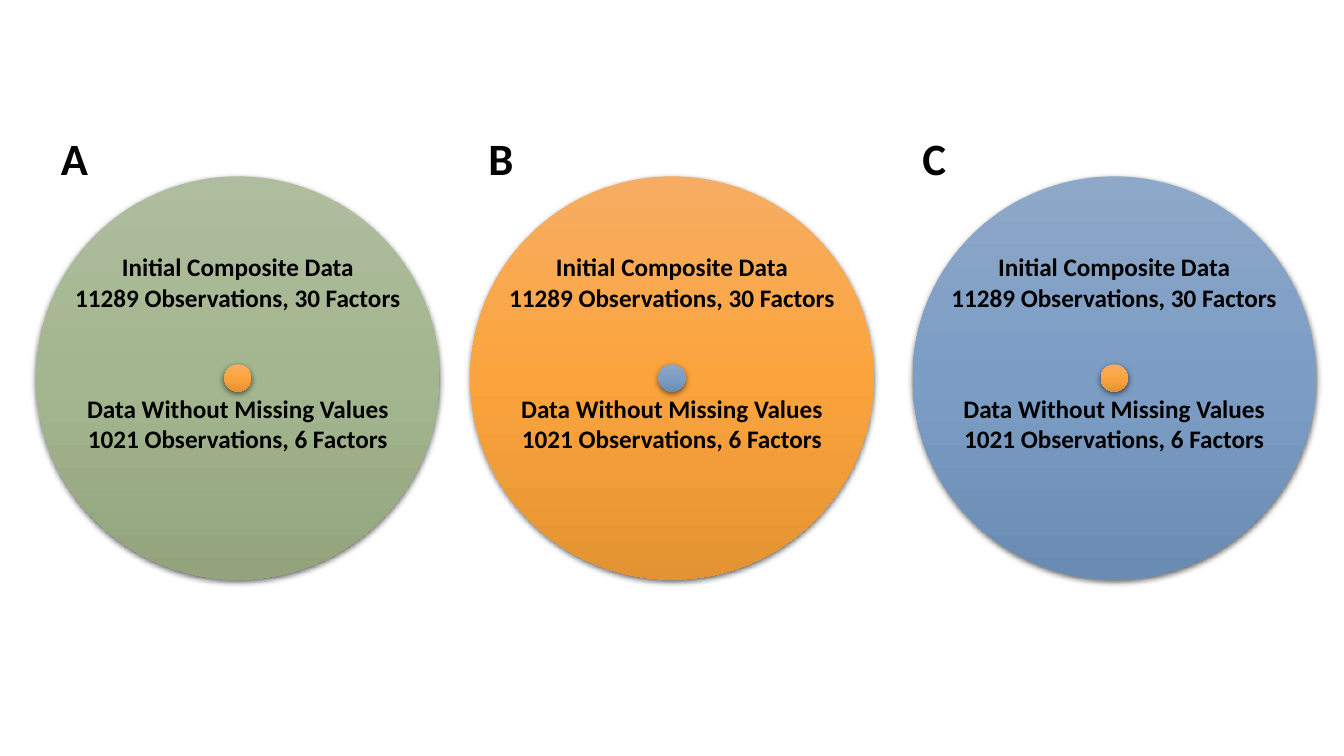
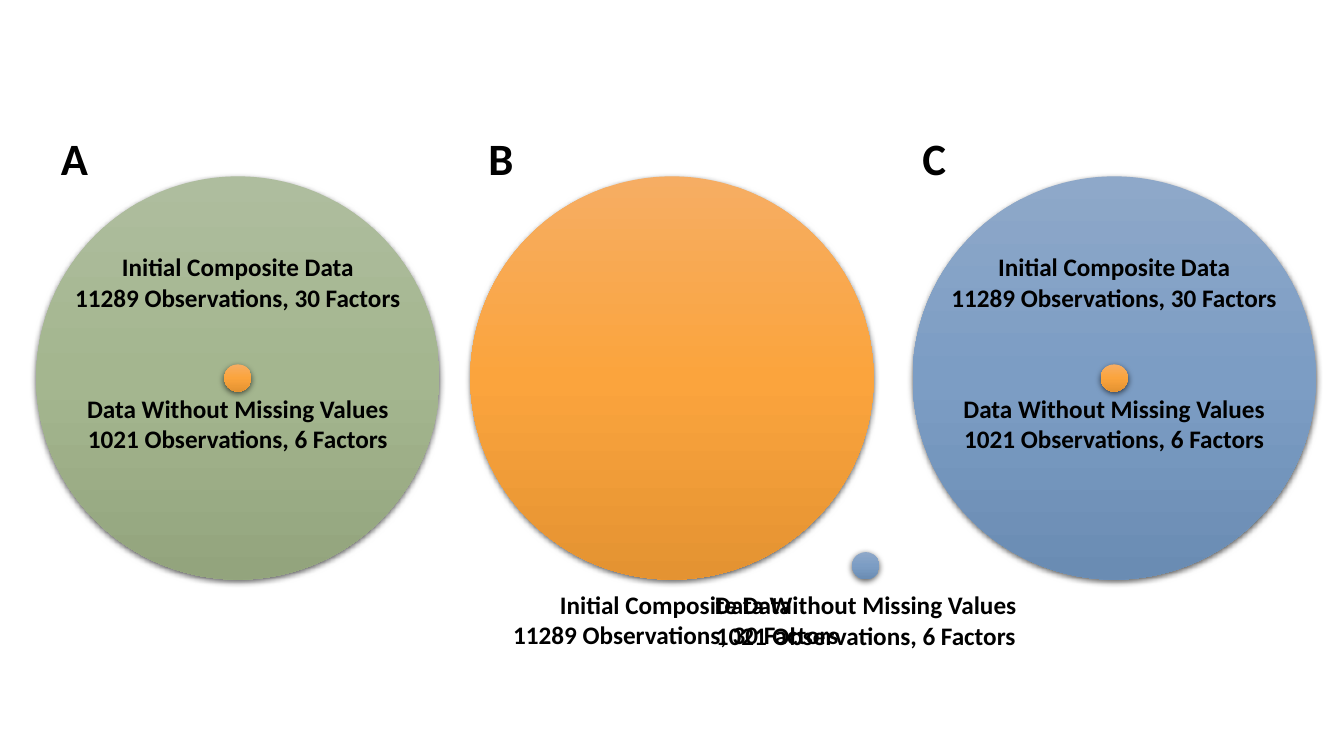
Before and after one commit to PayneLab/vaccine_reevaluation, a slide deck: slide 7 of figures/Example Suplemental Diagram of Data Loss.pptx. Drawn at 1344x756 pixels with LibreOffice and Linux fonts; fonts in the diff are those of the drawing. Boxes give left, top, right and bottom in pixels: in the first picture for what was removed or moved away, otherwise in the second. Text is boxed around its words. In the diff, an @@ line names an element or a change of style, - is before the commit and + after.

```diff
--- a/figures/Example Suplemental Diagram of Data Loss.pptx
+++ b/figures/Example Suplemental Diagram of Data Loss.pptx
@@ ellipse: place and size @@
-ellipse at <box>658,365,686,392</box>
+ellipse at <box>852,553,879,580</box>
@@ text "Initial Composite Data": place and size @@
-text "Initial Composite Data" at <box>509,258,835,311</box>
+text "Initial Composite Data" at <box>513,596,839,651</box>
@@ text "Data Without Missing Values": place and size @@
-text "Data Without Missing Values" at <box>521,400,822,452</box>
+text "Data Without Missing Values" at <box>715,596,1016,649</box>
```
Also in this commit, not shown: 2 slides added.
